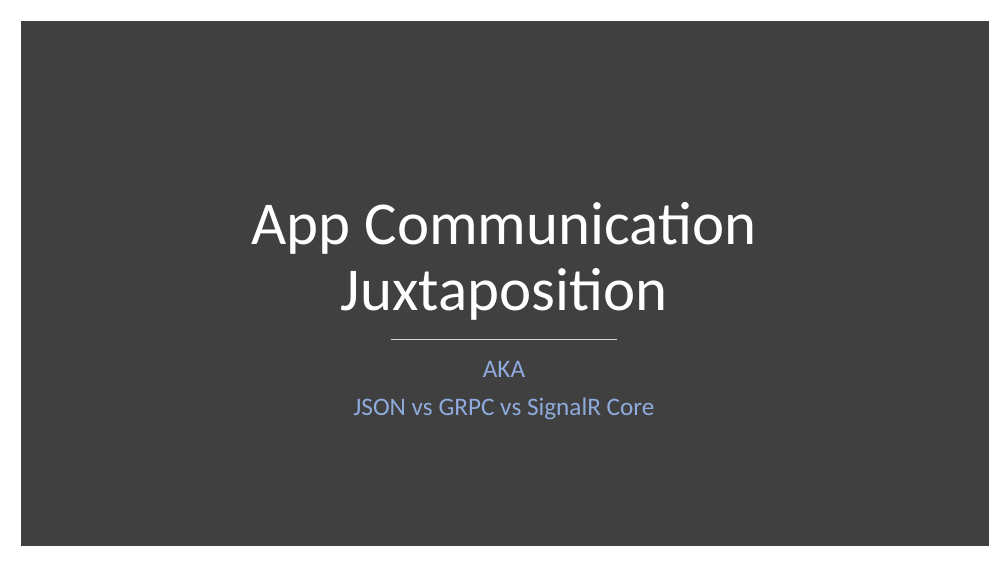
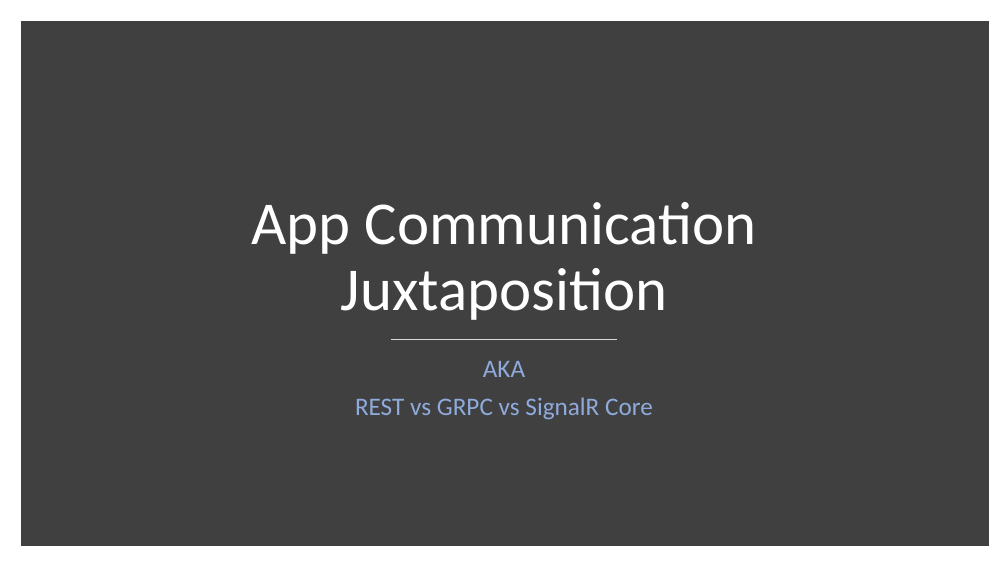
Before and after one commit to ProgrammerAL/Presentations-2020, a slide deck: slide 1 of 2020-04-14 ONETUG App Communication Juxtaposition/Presentation.pptx. Drawn at 1008x567 pixels with LibreOffice and Linux fonts; fonts in the diff are those of the drawing. Boxes give left, top, right and bottom in pixels: in the first picture for what was removed or moved away, otherwise in the second. Text is boxed around its words. In the diff, an @@ line names an element or a change of style, - is before the commit and + after.

Commit message:
Small text changes to the slides

```diff
--- a/2020-04-14 ONETUG App Communication Juxtaposition/Presentation.pptx
+++ b/2020-04-14 ONETUG App Communication Juxtaposition/Presentation.pptx
@@ subtitle at [355,397,653,420]: text changed @@
-JSON vs GRPC vs SignalR Core
+REST vs GRPC vs SignalR Core
```
Also in this commit, not shown: 2 other slides changed.
